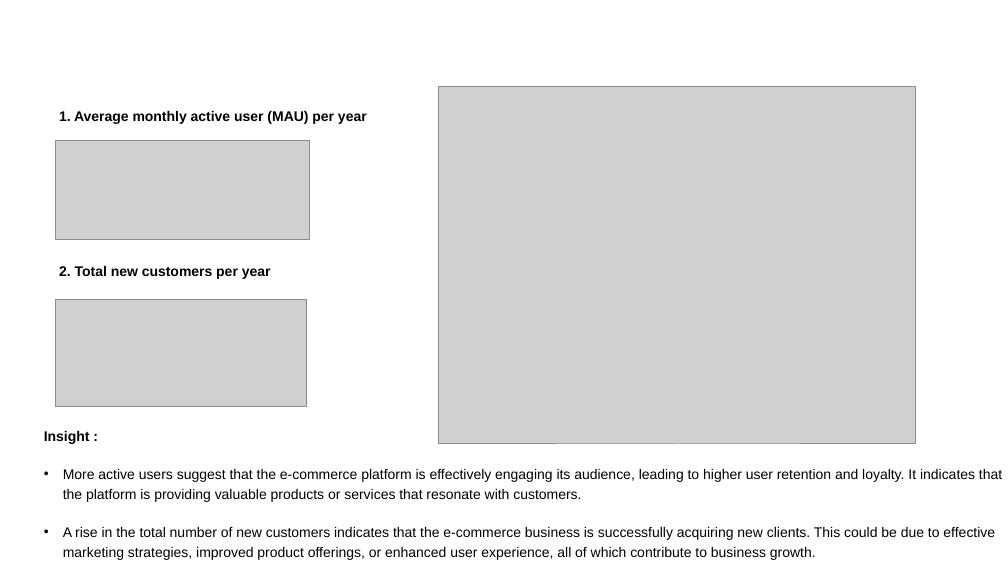
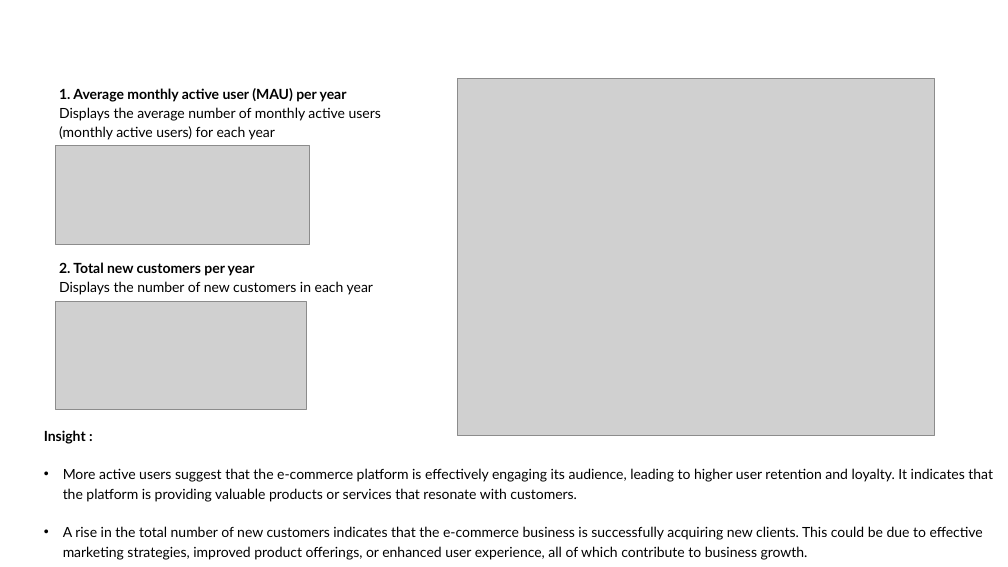
Before and after one commit to mcikalmerdeka/Analyzing-eCommerce-Business-Performance-with-SQL, a slide deck: slide 2 of Task 2/Muhammad Cikal Merdeka_Task_2_Analyzing eCommerce Business Performance with SQL.pptx. Drawn at 1008x567 pixels with LibreOffice and Linux fonts; fonts in the diff are those of the drawing; grey boxes stand for pictures; background and template pictures are left out. Boxes give left, top, right and bottom in pixels: in the first picture for what was removed or moved away, otherwise in the second. Text is boxed around its words. In the diff, an @@ line names an element or a change of style, - is before the commit and + after.

Commit message:
Improvement in presentation layout with additional information

```diff
--- a/Task 2/Muhammad Cikal Merdeka_Task_2_Analyzing eCommerce Business Performance with SQL.pptx
+++ b/Task 2/Muhammad Cikal Merdeka_Task_2_Analyzing eCommerce Business Performance with SQL.pptx
@@ text "1. Average monthly active user ...": place and size @@
-text "1. Average monthly active user ..." at [59, 111, 367, 279]
+text "1. Average monthly active user ..." at [59, 88, 381, 295]
@@ text at [59, 88, 347, 276]: font Arial to Lato in "1. Average monthly active user (MAU) per ...", "2. Total new customers per year" @@
@@ picture: place and size @@
-picture at [438, 87, 916, 445]
+picture at [458, 79, 935, 436]
@@ text at [59, 107, 381, 140]: paragraph added @@
+Displays the average number of monthly active users (monthly active users) for each year
@@ picture: place and size @@
-picture at [55, 140, 309, 239]
+picture at [55, 145, 309, 244]
@@ text at [59, 281, 373, 295]: paragraph added @@
+Displays the number of new customers in each year
@@ text "Insight :" at [44, 430, 993, 560]: font Arial to Lato @@
```
Also in this commit, not shown: 2 other slides changed, 7 other files.
